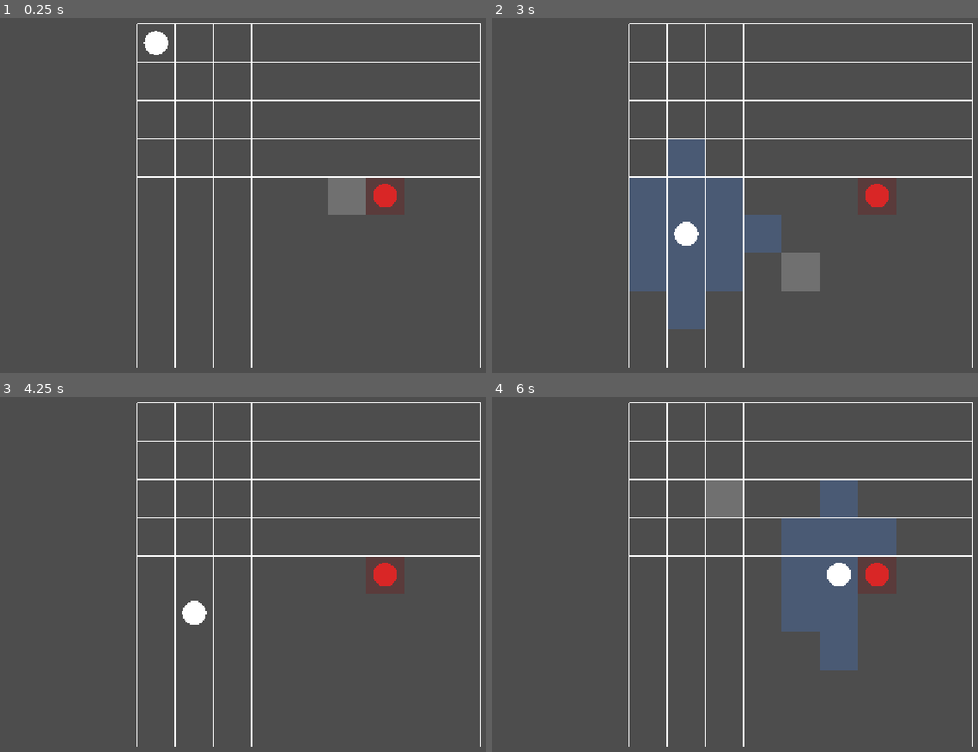
Above: before the commit, frames 1-4 (two rows, left to right).
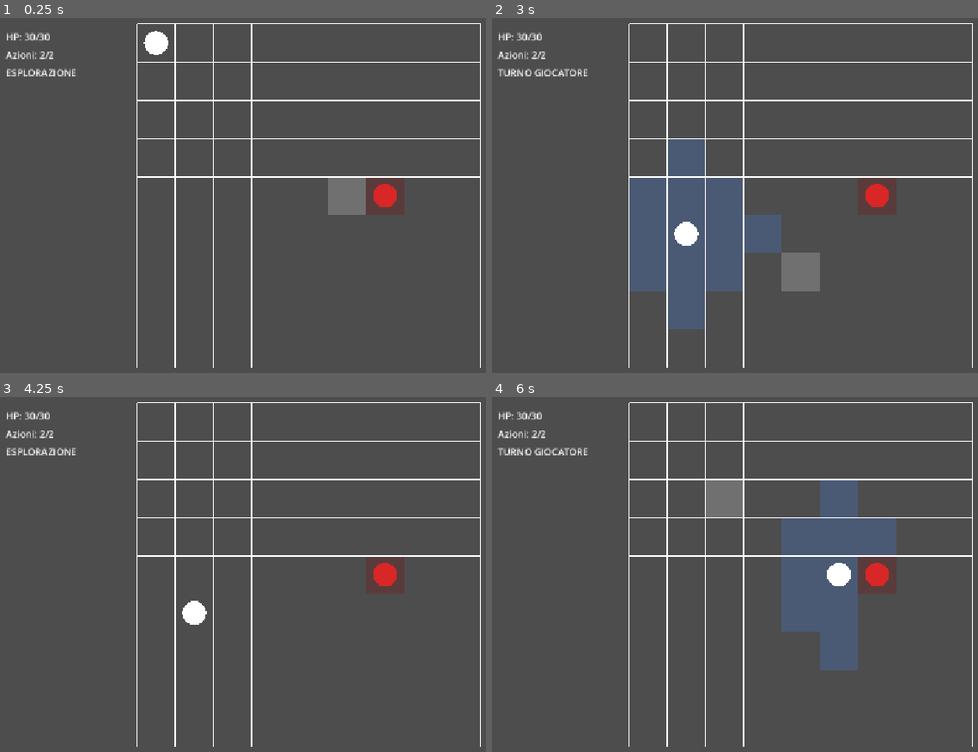
Above: after the commit, the same moments.

Repository: Chivas1504/Gioco
Game: Godot game, scene res://scenes/game.tscn
Two runs of this game, one before a commit and one after it. Both use one fixed random seed, a clock stepped at 60 frames per second and the inputs below.
Inputs (mouse positions are in pixels of both pictures, inside the frame that each line leads up to):
- Up to frame 1 (0.25 s): no input
- Up to frame 2 (3 s): tap Enter at 0.5, 2.75 s; move the mouse to (973, 184) at 0.52 s; tap C every 0.75 s from 0.6 to 2.85 s; click (973, 184) at 0.67 s; tap Space at 1.25 s; move the mouse to (686, 223) at 1.27 s; click (686, 223) at 1.42 s; move the mouse to (890, 120) at 2.02 s; click (890, 120) at 2.17 s; move the mouse to (788, 284) at 2.77 s; click (788, 284) at 2.92 s
- Up to frame 3 (4.25 s): tap Space at 3.5 s; move the mouse to (outside the picture) at 3.52 s; tap C at 3.6 s; click (outside the picture) at 3.67 s
- Up to frame 4 (6 s): tap Enter at 4.25 s; move the mouse to (618, 524) at 4.27 s; tap C at 4.35, 5.1, 5.85 s; click (618, 524) at 4.42 s; tap Space at 5 s; move the mouse to (856, 585) at 5.02 s; click (856, 585) at 5.17 s; move the mouse to (720, 489) at 5.77 s; click (720, 489) at 5.92 s

The runs differ from the first frame. In frame 1, 0.4% of the frame differs, in the area x 1-16%, y 4-17%; in frame 2, 0.5%, in the area x 1-20%, y 4-17%; in frame 3, 0.4%; in frame 4, 0.5%.

Commit message:
Add combat HUD

Diff:
--- a/scenes/game.tscn
+++ b/scenes/game.tscn
@@ -17,3 +17,44 @@
 
 [node name="Enemy" type="Node2D" parent="." unique_id=1121703939]
 script = ExtResource("4_lbhrr")
+
+[node name="UI" type="CanvasLayer" parent="." unique_id=2441153]
+
+[node name="HUD" type="Control" parent="UI" unique_id=206340638]
+layout_mode = 3
+anchors_preset = 0
+offset_right = 40.0
+offset_bottom = 40.0
+
+[node name="CombatPanel" type="Panel" parent="UI/HUD" unique_id=1667139331]
+custom_minimum_size = Vector2(220, 110)
+custom_maximum_size = Vector2(0, 0)
+layout_mode = 0
+offset_left = 20.0
+offset_top = 20.0
+offset_right = 20.0
+offset_bottom = 20.0
+
+[node name="HPLabel" type="Label" parent="UI/HUD/CombatPanel" unique_id=1036347661]
+layout_mode = 0
+offset_left = 10.0
+offset_top = 10.0
+offset_right = 84.0
+offset_bottom = 33.0
+text = "HP: 30/30"
+
+[node name="ActionsLabel" type="Label" parent="UI/HUD/CombatPanel" unique_id=413327211]
+layout_mode = 0
+offset_left = 10.0
+offset_top = 40.0
+offset_right = 91.0
+offset_bottom = 63.0
+text = "Azioni: 2/2"
+
+[node name="StateLabel" type="Label" parent="UI/HUD/CombatPanel" unique_id=1573503359]
+layout_mode = 0
+offset_left = 10.0
+offset_top = 70.0
+offset_right = 128.0
+offset_bottom = 93.0
+text = "ESPLORAZIONE"
--- a/scripts/core/game.gd
+++ b/scripts/core/game.gd
@@ -5,6 +5,11 @@
 @onready var player: Node2D = $Player
 @onready var enemy: Node2D = $Enemy
 
+@onready var hp_label: Label = $UI/HUD/CombatPanel/HPLabel
+@onready var actions_label: Label = $UI/HUD/CombatPanel/ActionsLabel
+@onready var state_label: Label = $UI/HUD/CombatPanel/StateLabel
+
+
 const MOVE_TIME := 0.12
 const ENEMY_MOVE_TIME := 0.18
 
@@ -13,6 +18,7 @@
 
 const PLAYER_MAX_HP := 30
 const ENEMY_DAMAGE := 6
+
 
 var player_cell: Vector2i = Vector2i(0, 0)
 var enemy_cell: Vector2i = Vector2i(6, 4)
@@ -47,13 +53,7 @@
 
 	grid.set_occupied_cells(occupied)
 
-	print(
-		"HP giocatore: ",
-		player_hp,
-		"/",
-		PLAYER_MAX_HP
-	)
-
+	_update_ui()
 	_update_combat_display()
 
 
@@ -154,15 +154,10 @@
 func _finish_player_action() -> void:
 	player_actions_remaining -= 1
 
-	print(
-		"Azioni rimaste: ",
-		player_actions_remaining
-	)
+	_update_ui()
 
 	if player_actions_remaining <= 0:
 		grid.clear_reachable_cells()
-
-		print("TURNO NEMICO")
 
 		_start_enemy_turn()
 	else:
@@ -172,6 +167,8 @@
 func _start_enemy_turn() -> void:
 	enemy_is_moving = true
 
+	_update_ui()
+
 	grid.remove_occupied_cell(enemy_cell)
 
 	var path: Array[Vector2i] = grid.find_path(
@@ -192,8 +189,6 @@
 	var next_cell: Vector2i = path[1]
 
 	grid.remove_occupied_cell(enemy_cell)
-
-	var old_enemy_cell: Vector2i = enemy_cell
 
 	enemy_cell = next_cell
 
@@ -215,13 +210,6 @@
 
 	tween.finished.connect(
 		func() -> void:
-			print(
-				"Nemico: ",
-				old_enemy_cell,
-				" -> ",
-				enemy_cell
-			)
-
 			_finish_enemy_turn()
 	)
 
@@ -232,18 +220,7 @@
 	if player_hp < 0:
 		player_hp = 0
 
-	print(
-		"Il nemico colpisce il giocatore per ",
-		ENEMY_DAMAGE,
-		" danni."
-	)
-
-	print(
-		"HP giocatore: ",
-		player_hp,
-		"/",
-		PLAYER_MAX_HP
-	)
+	_update_ui()
 
 	if player_hp <= 0:
 		_player_died()
@@ -259,9 +236,7 @@
 
 	grid.clear_reachable_cells()
 
-	print("")
-	print("IL RICUCITO È MORTO")
-	print("FINE DELLA RUN")
+	_update_ui()
 
 
 func _finish_enemy_turn() -> void:
@@ -272,13 +247,7 @@
 
 	player_actions_remaining = PLAYER_MAX_ACTIONS
 
-	print("TURNO GIOCATORE")
-
-	print(
-		"Azioni disponibili: ",
-		player_actions_remaining
-	)
-
+	_update_ui()
 	_update_combat_display()
 
 
@@ -291,15 +260,7 @@
 	if combat_mode:
 		player_actions_remaining = PLAYER_MAX_ACTIONS
 
-		print("COMBATTIMENTO ATTIVO")
-
-		print(
-			"Azioni disponibili: ",
-			player_actions_remaining
-		)
-	else:
-		print("ESPLORAZIONE LIBERA")
-
+	_update_ui()
 	_update_combat_display()
 
 
@@ -315,3 +276,28 @@
 		grid.set_reachable_cells(reachable)
 	else:
 		grid.clear_reachable_cells()
+
+
+func _update_ui() -> void:
+	hp_label.text = (
+		"HP: "
+		+ str(player_hp)
+		+ "/"
+		+ str(PLAYER_MAX_HP)
+	)
+
+	actions_label.text = (
+		"Azioni: "
+		+ str(player_actions_remaining)
+		+ "/"
+		+ str(PLAYER_MAX_ACTIONS)
+	)
+
+	if player_is_dead:
+		state_label.text = "MORTO"
+	elif enemy_is_moving:
+		state_label.text = "TURNO NEMICO"
+	elif combat_mode:
+		state_label.text = "TURNO GIOCATORE"
+	else:
+		state_label.text = "ESPLORAZIONE"
